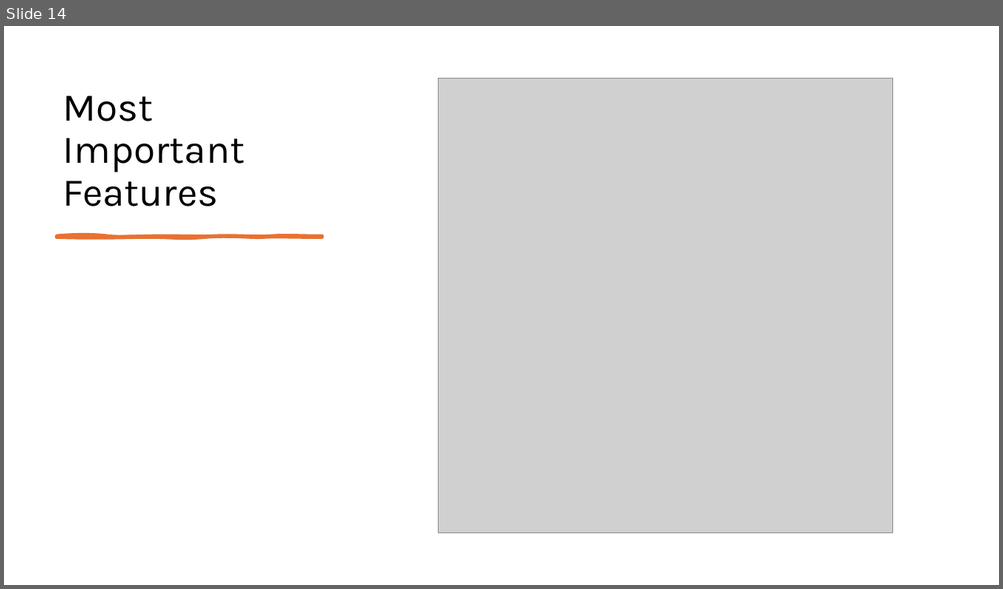
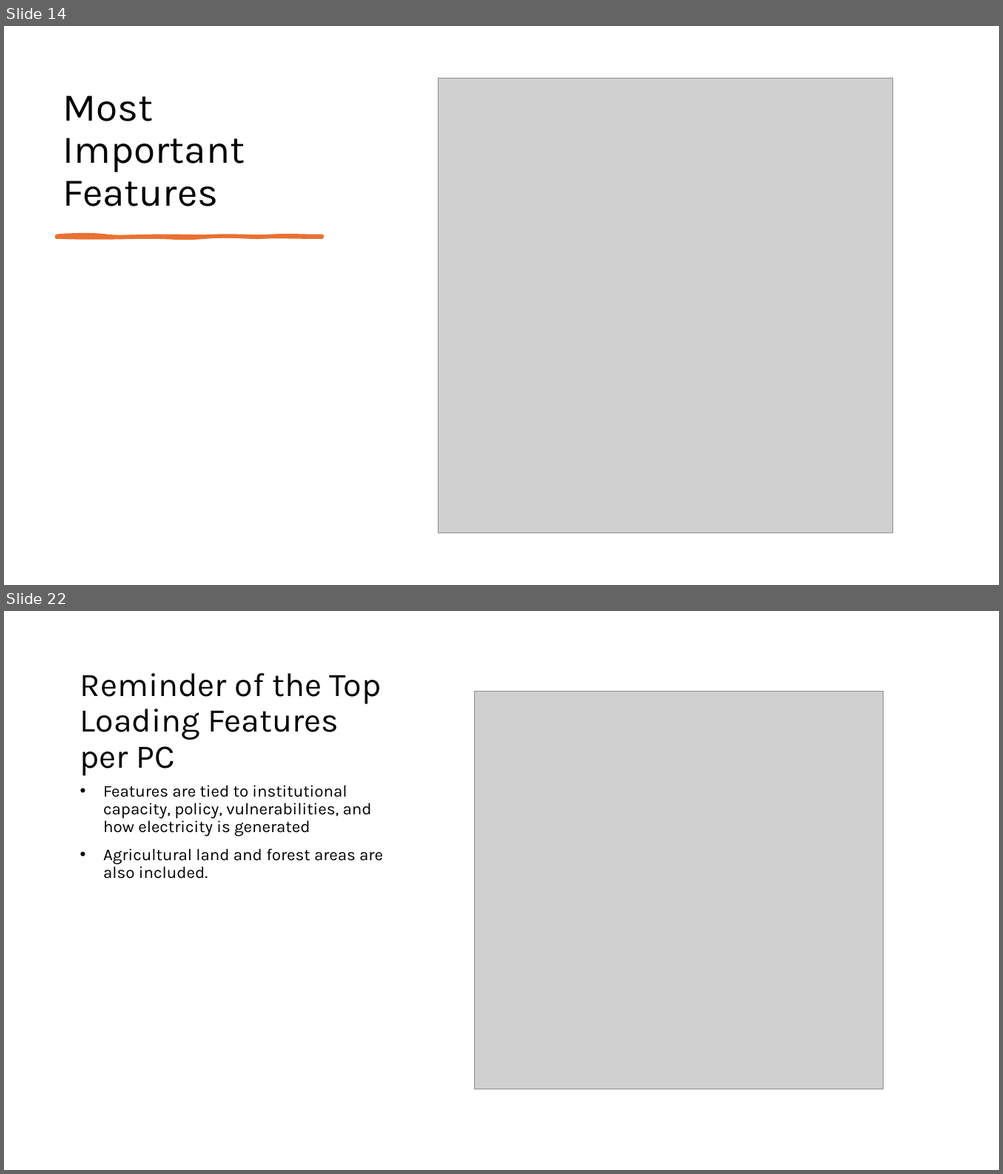
Before and after one commit to jroblar/ndc_evaluation, a slide deck: docs/new_model_updated.pptx. Shown one above the other, each under a label of ours: slide 14 before the commit, slides 14 and 22 after it; the slides between them are not shown. The pictures are 1003x589 and 1003x1174 pixels, drawn with LibreOffice and Linux fonts; fonts in the diff are those of the drawing; grey boxes stand for pictures. Boxes give left, top, right and bottom in pixels: in the first picture for what was removed or moved away, otherwise in the second. Text is boxed around its words. In the diff, an @@ line names an element or a change of style, - is before the commit and + after.

```diff
--- a/docs/new_model_updated.pptx
+++ b/docs/new_model_updated.pptx
@@ slide 22 added at [4,611,999,1170], background #FFFFFF @@
@@ title added at [80,673,381,776], 32 pt, text #000000 @@
+Reminder of the Top Loading Features per PC
@@ picture added at [475,692,884,1089] @@
@@ text added at [103,785,383,879], 16 pt, text #000000 @@
+• Features are tied to institutional capacity, policy, vulnerabilities, and how electricity is generated
+• Agricultural land and forest areas are also included.
```
Also in this commit, not shown: 1 slide changed, 22 other slides added, 1 other file.
